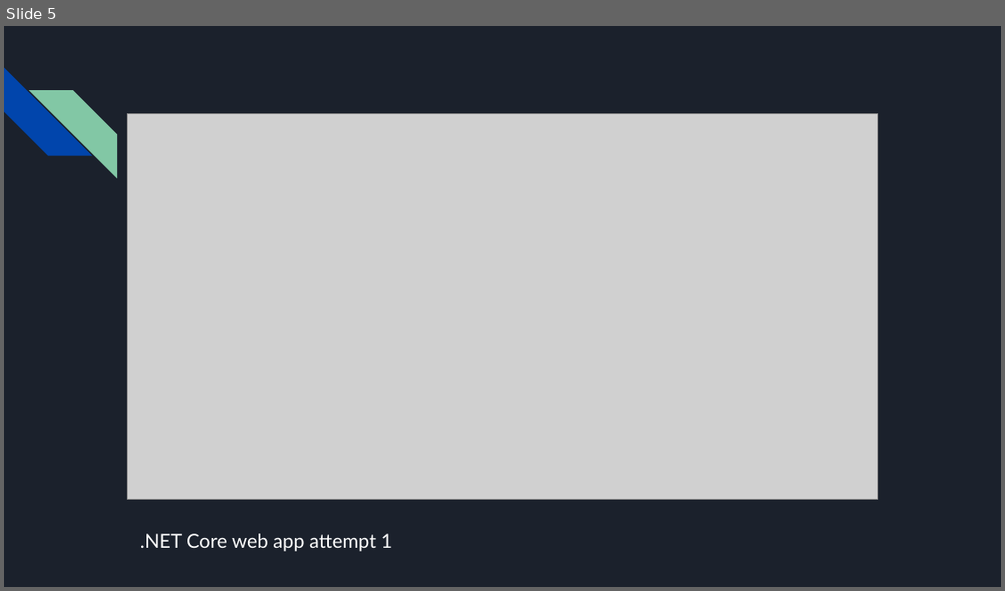
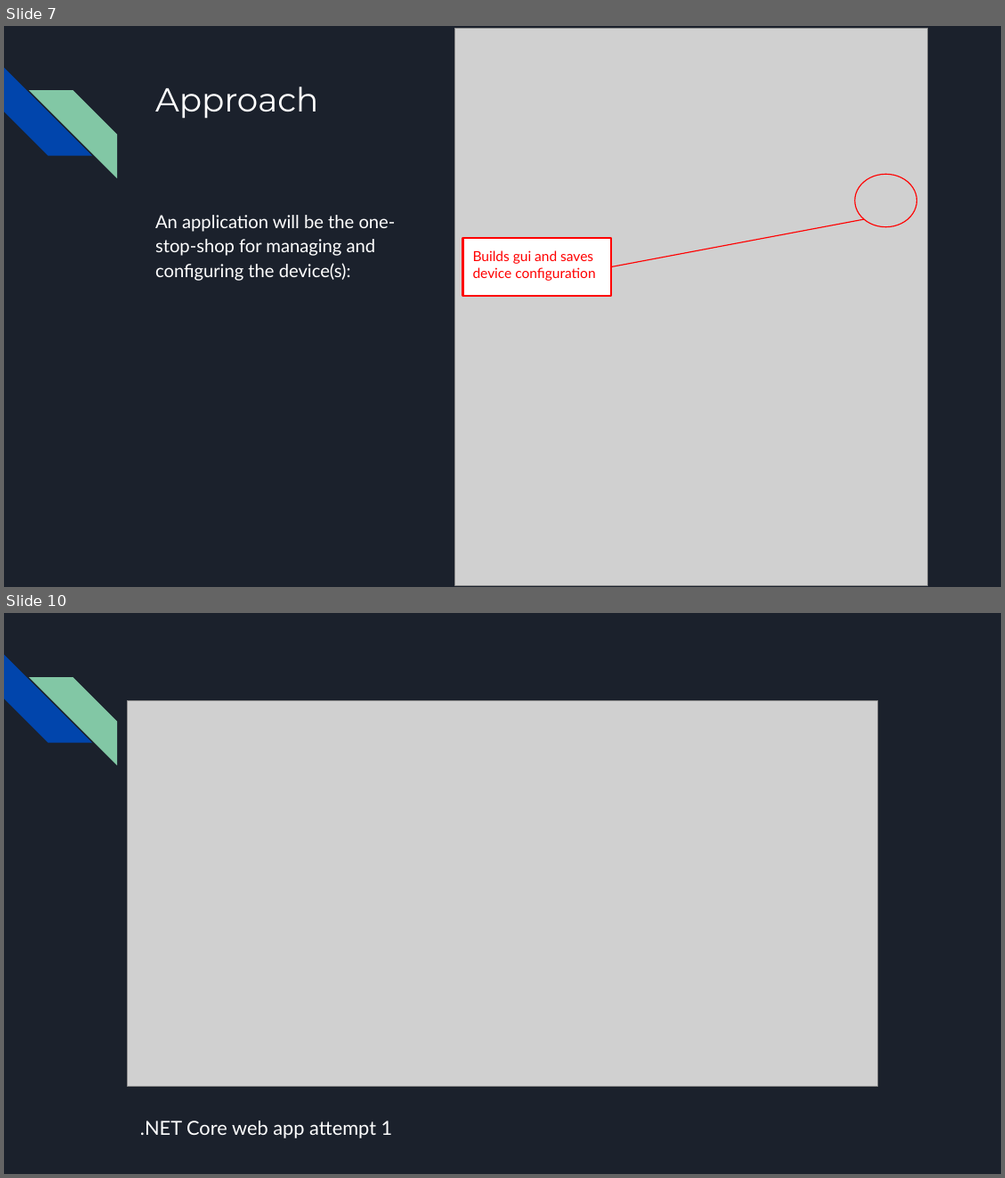
Before and after one commit to killsap/automated-multi-cycle-farming-in-space-website, a slide deck: docs/ProjectPlanPresentation2ndSemester.pptx. Shown one above the other, each under a label of ours: slide 5 before the commit, slides 7 and 10 after it; the slides between them are not shown. The pictures are 1005x591 and 1005x1178 pixels, drawn with LibreOffice and Linux fonts; fonts in the diff are those of the drawing; grey boxes stand for pictures. Boxes give left, top, right and bottom in pixels: in the first picture for what was removed or moved away, otherwise in the second. Text is boxed around its words. In the diff, an @@ line names an element or a change of style, - is before the commit and + after.

```diff
--- a/docs/ProjectPlanPresentation2ndSemester.pptx
+++ b/docs/ProjectPlanPresentation2ndSemester.pptx
@@ slide 7 added at (x1=4, y1=26, x2=1001, y2=587), background #1B212C; not listed: 2 template elements that a slide beside it also shows @@
@@ picture added at (x1=454, y1=28, x2=927, y2=585) @@
@@ title added at (x1=155, y1=87, x2=318, y2=119), 24 pt, text #FFFFFF @@
+Approach
@@ ellipse added at (x1=854, y1=175, x2=916, y2=227), outline #FF0000 0.75 pt @@
@@ text added at (x1=155, y1=215, x2=396, y2=281), 13 pt, text #FFFFFF @@
+An application will be the one-stop-shop for managing and configuring the device(s):
@@ rectangle added at (x1=462, y1=237, x2=611, y2=295), fill #FFFFFF, outline #FF0000 1.5 pt, 10 pt, text #FF0000 @@
+Builds gui and saves device configuration
@@ line added from (611, 267) to (863, 219), #FF0000 0.75 pt @@
@@ what was slide 5 is now slide 10 @@
```
Also in this commit, not shown: 9 slides changed, 5 other slides added, 1 slide removed.
